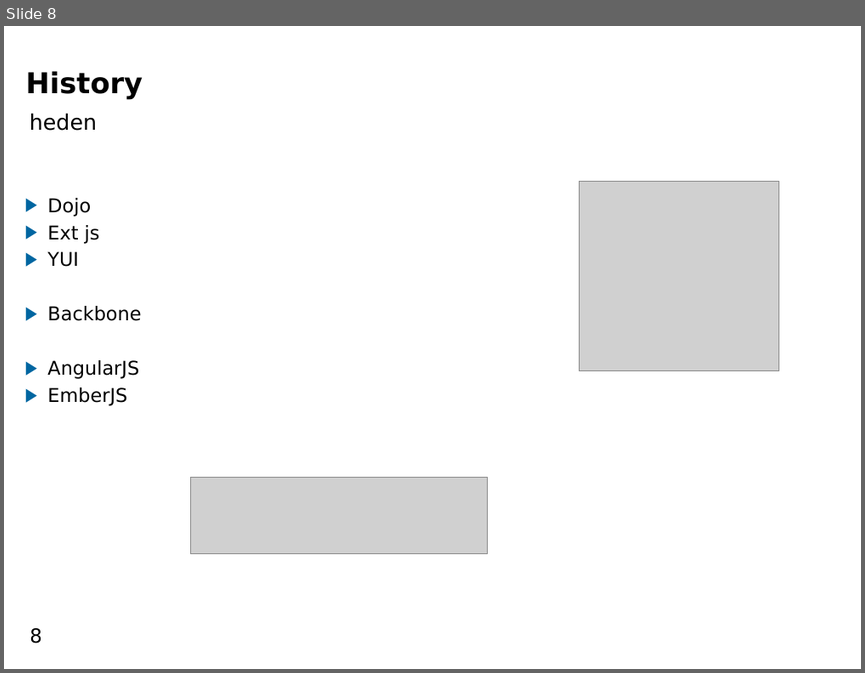
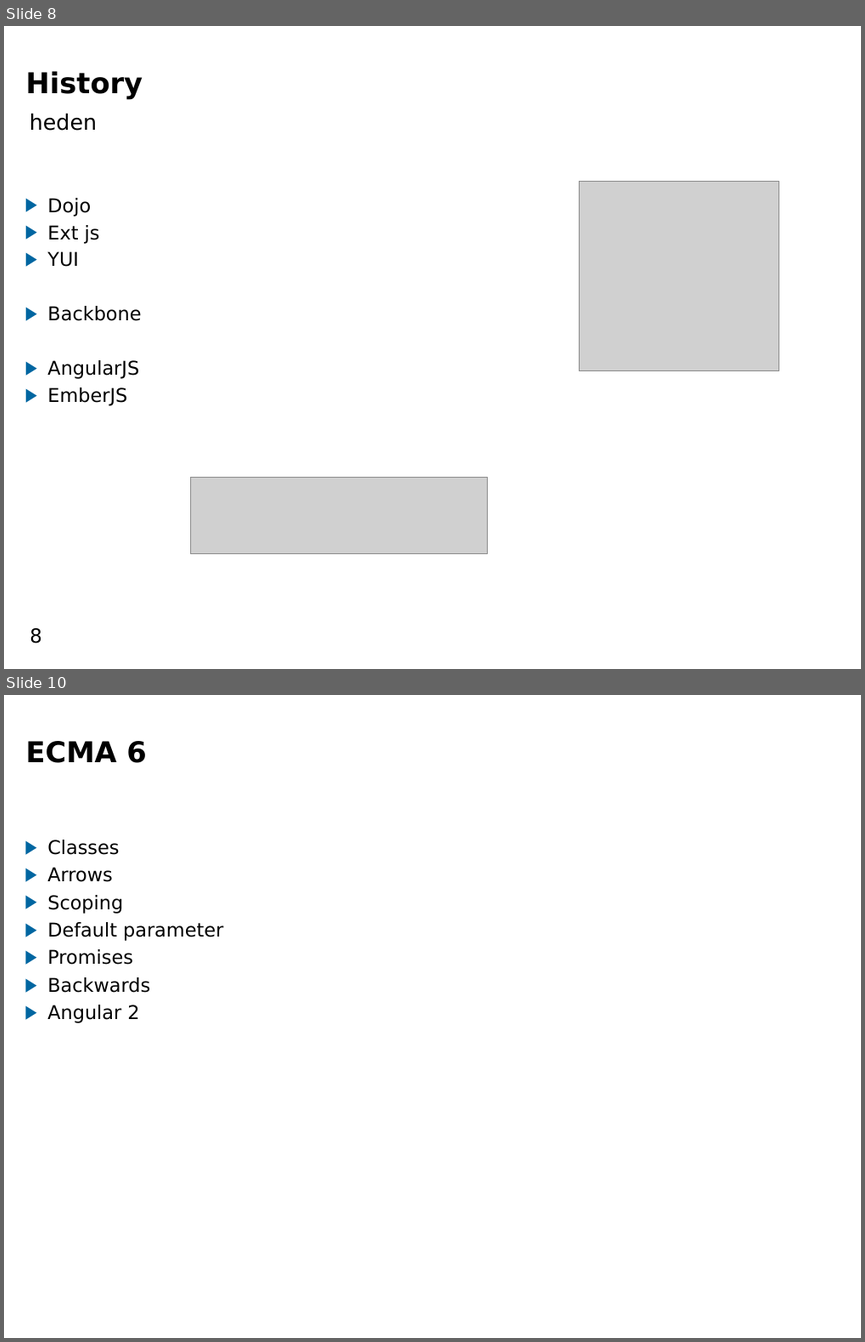
Before and after one commit to pawjanssen/javascript_training, a slide deck: opdrachten/Presentaties/intro_dag_1.odp. Shown one above the other, each under a label of ours: slide 8 before the commit, slides 8 and 10 after it; the slides between them are not shown. The pictures are 865x673 and 865x1342 pixels, drawn with LibreOffice and Linux fonts; fonts in the diff are those of the drawing; grey boxes stand for pictures; background and template pictures are left out. Boxes give left, top, right and bottom in pixels: in the first picture for what was removed or moved away, otherwise in the second. Text is boxed around its words. In the diff, an @@ line names an element or a change of style, - is before the commit and + after.

```diff
--- a/opdrachten/Presentaties/intro_dag_1.odp
+++ b/opdrachten/Presentaties/intro_dag_1.odp
@@ slide 10 added at bbox=[4, 695, 861, 1338], background picture (left out) @@
@@ title added at bbox=[26, 741, 146, 763], 26.5 pt, text #000000, bold @@
+ECMA 6
@@ text added at bbox=[47, 839, 223, 1023], 17.6 pt, text #000000 @@
+▶ Classes
+▶ Arrows
+▶ Scoping
+▶ Default parameter
+▶ Promises
+▶ Backwards
+▶ Angular 2
```
Also in this commit, not shown: 1 slide changed, 1 other slide added, 1 other file.
